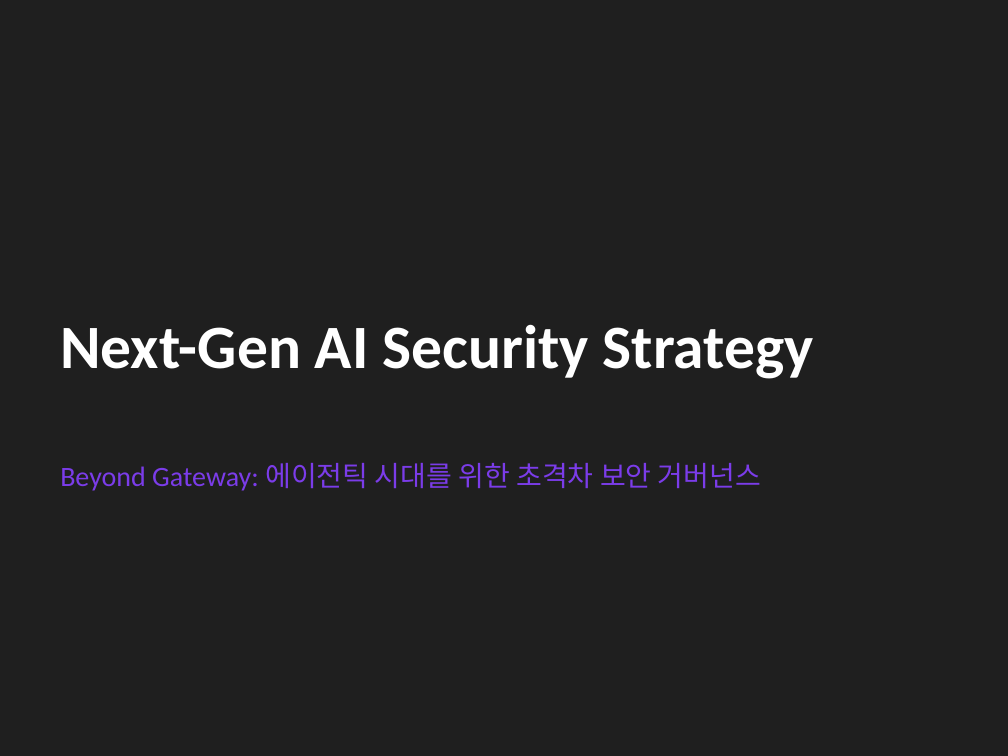
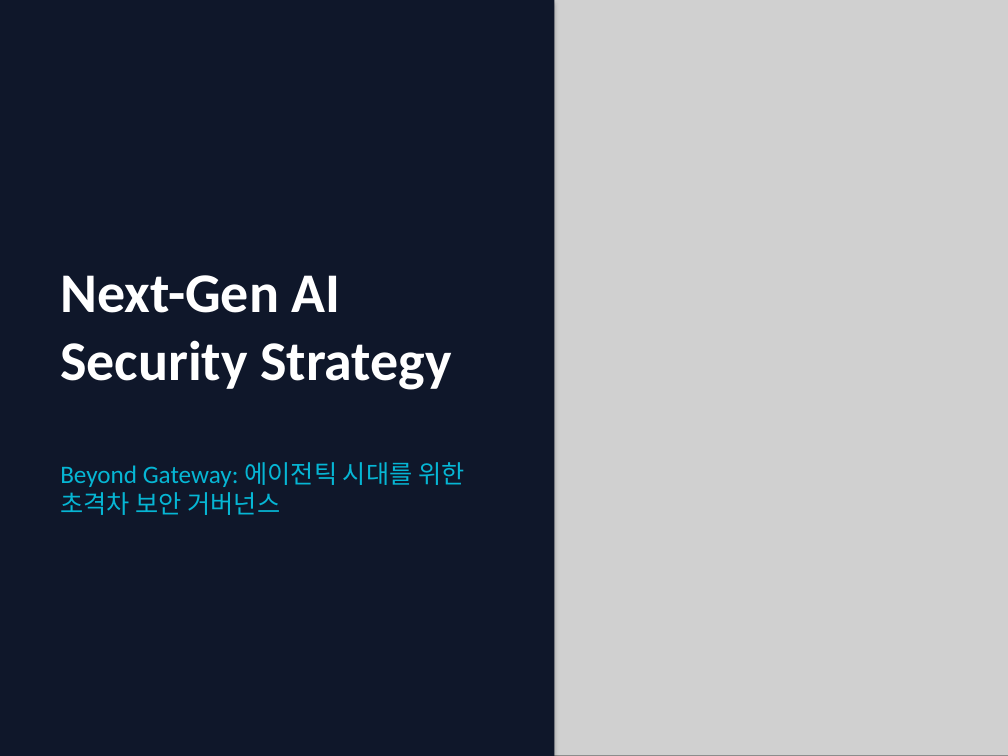
Before and after one commit to flyngcoq/ai_project, a slide deck: slide 1 of 40_Projects/Work/Safe_AI/Next_Gen_AI_Security_Strategy.pptx. Drawn at 1008x756 pixels with LibreOffice and Linux fonts; fonts in the diff are those of the drawing; grey boxes stand for pictures. Boxes give left, top, right and bottom in pixels: in the first picture for what was removed or moved away, otherwise in the second. Text is boxed around its words. In the diff, an @@ line names an element or a change of style, - is before the commit and + after.

```diff
--- a/40_Projects/Work/Safe_AI/Next_Gen_AI_Security_Strategy.pptx
+++ b/40_Projects/Work/Safe_AI/Next_Gen_AI_Security_Strategy.pptx
@@ background #1F1F1F to #0F172A @@
@@ rectangle added at box(0, 0, 554, 756), fill #0F172A @@
@@ picture added at box(504, 0, 1008, 756) @@
@@ text "Next-Gen AI Security Strategy": place and size @@
-text "Next-Gen AI Security Strategy" at box(60, 324, 814, 379)
+text "Next-Gen AI Security Strategy" at box(60, 275, 451, 390)
@@ text "Next-Gen AI Security Strategy" at box(60, 275, 451, 390): size 44 to 40 pt @@
@@ text "Beyond Gateway: 에이전틱 시대를 위한 ..." at box(60, 462, 464, 515): size 20 to 18 pt, text colour #7B3CE9 to #06B6D4 @@
```
Also in this commit, not shown: 3 other slides changed, 8 slides added, 9 slides removed, 1 other file.
